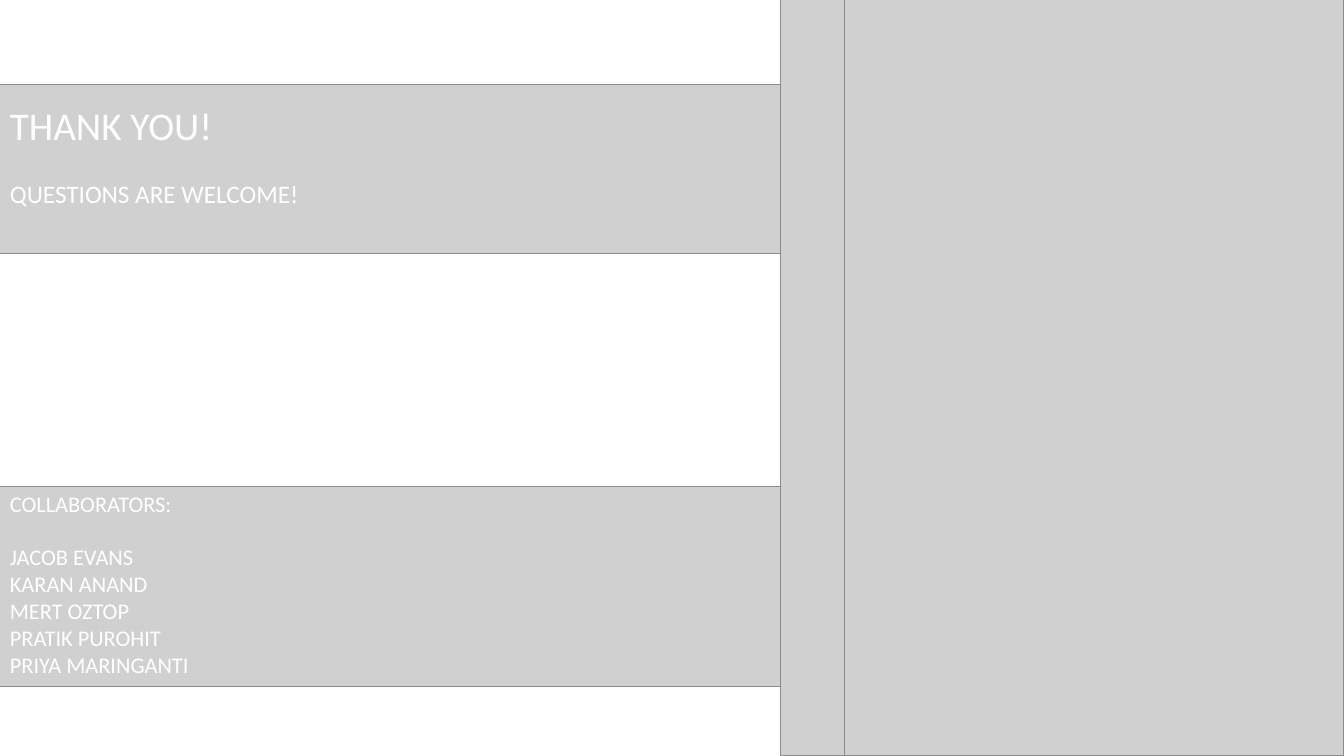
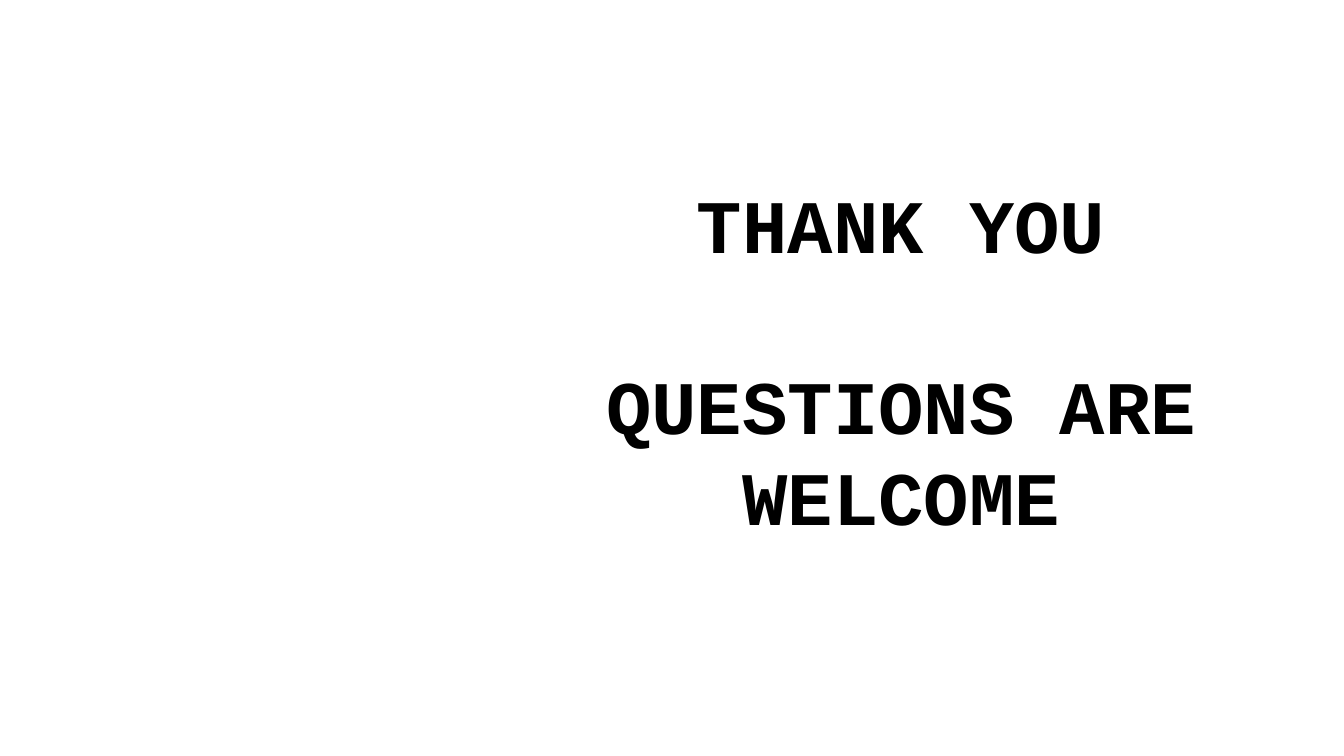
Before and after one commit to rmertoztop/project_4, a slide deck: slide 11 of Resources/NBA Project PPT.pptx (slide 19 before the commit). Drawn at 1344x756 pixels with LibreOffice and Linux fonts; fonts in the diff are those of the drawing; grey boxes stand for pictures; background and template pictures are left out. Boxes give left, top, right and bottom in pixels: in the first picture for what was removed or moved away, otherwise in the second. Text is boxed around its words. In the diff, an @@ line names an element or a change of style, - is before the commit and + after.

```diff
--- a/Resources/NBA Project PPT.pptx
+++ b/Resources/NBA Project PPT.pptx
@@ picture removed at (x1=780, y1=0, x2=845, y2=756) @@
@@ picture removed at (x1=845, y1=0, x2=1344, y2=756) @@
@@ picture removed at (x1=0, y1=85, x2=780, y2=253) @@
@@ text removed at (x1=10, y1=114, x2=212, y2=140) @@
-THANK YOU!
@@ text at (x1=606, y1=202, x2=1196, y2=526): text changed; size 18 to 54 pt; font Calibri to Courier New; text colour #FFFFFF to #000000; bold on @@
-QUESTIONS ARE WELCOME!
+THANK YOU
+QUESTIONS ARE WELCOME
@@ picture removed at (x1=0, y1=486, x2=780, y2=687) @@
@@ text removed at (x1=10, y1=498, x2=188, y2=673) @@
-COLLABORATORS:
-JACOB EVANS
-KARAN ANAND
-MERT OZTOP
-PRATIK PUROHIT
-PRIYA MARINGANTI
```
Also in this commit, not shown: 7 other slides changed, 3 slides added, 11 slides removed, 1 other file.
